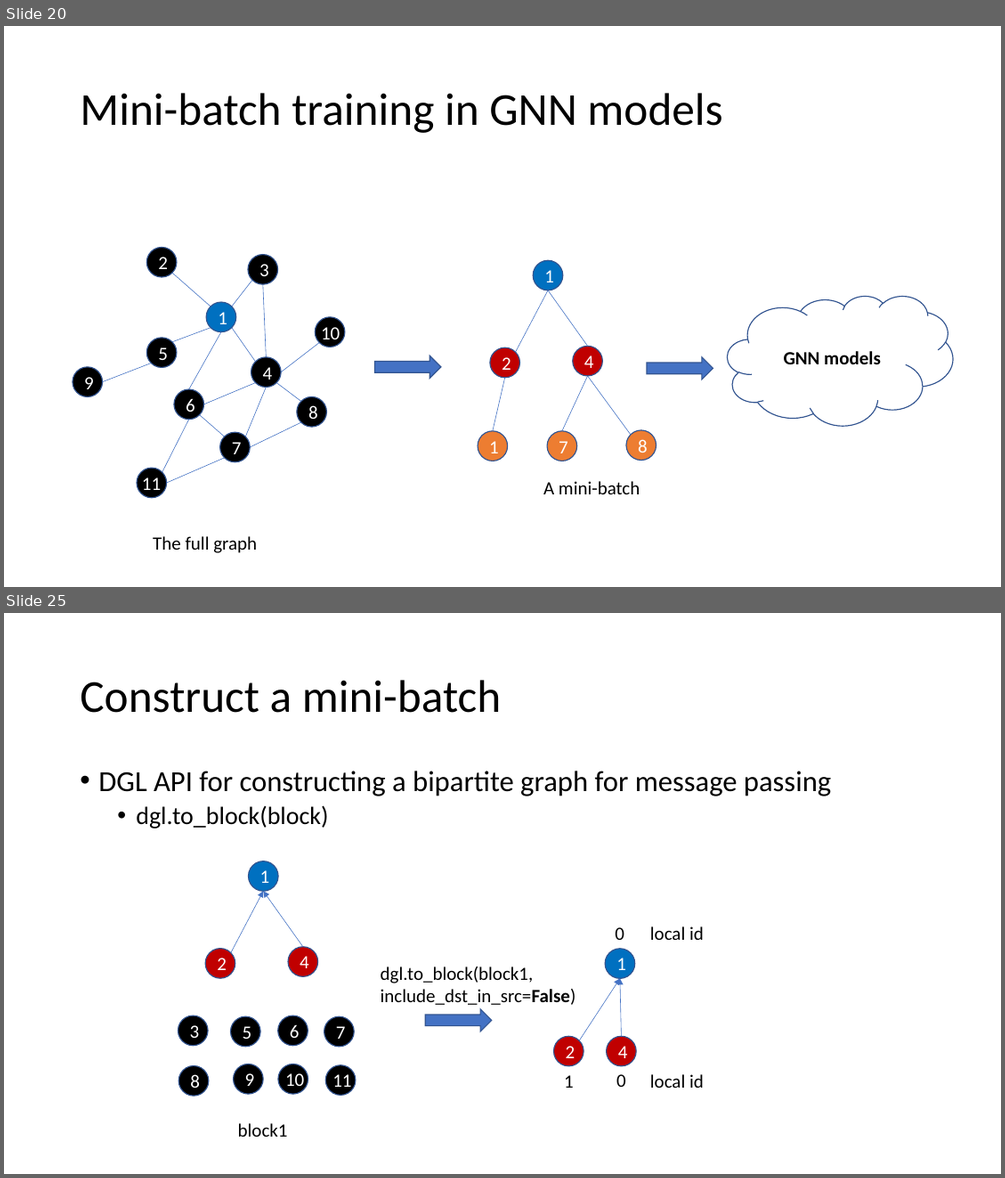
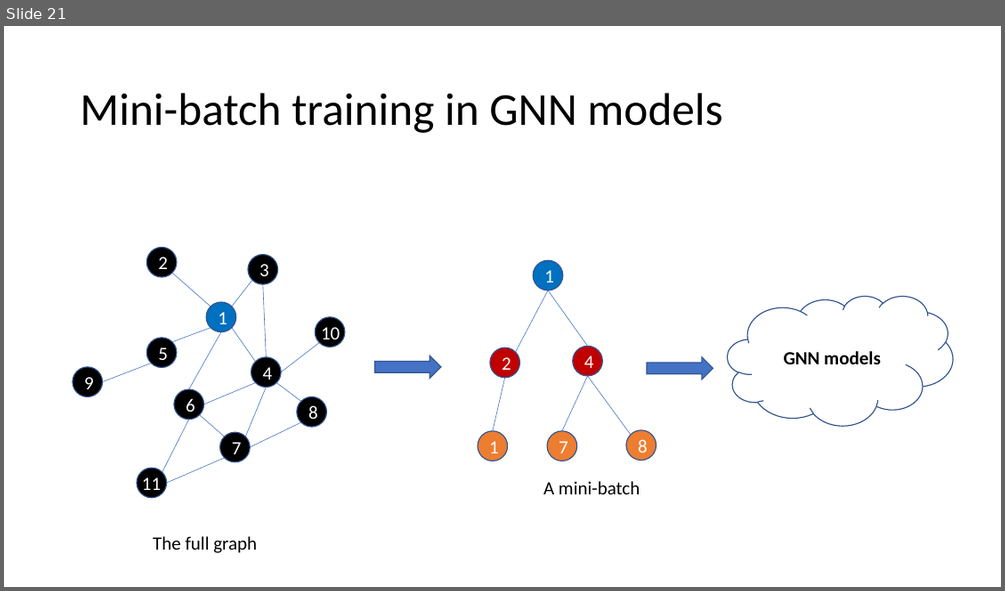
Before and after one commit to dglai/WWW20-Hands-on-Tutorial, a slide deck: large_graphs/sampling.pptx. Shown one above the other, each under a label of ours: slides 20 and 25 before the commit, slide 21 after it; the slides between them are not shown. The pictures are 1005x1178 and 1005x591 pixels, drawn with LibreOffice and Linux fonts; fonts in the diff are those of the drawing. Boxes give left, top, right and bottom in pixels: in the first picture for what was removed or moved away, otherwise in the second. Text is boxed around its words. In the diff, an @@ line names an element or a change of style, - is before the commit and + after.

```diff
--- a/large_graphs/sampling.pptx
+++ b/large_graphs/sampling.pptx
@@ slide 25 removed at [4,613,1001,1174], background #FFFFFF @@
@@ title removed at [80,680,501,713] @@
-Construct a mini-batch
@@ text removed at [98,771,831,828] @@
-• DGL API for constructing a bipartite graph for message passing
-  • dgl.to_block(block)
@@ text removed at [380,966,576,1005] @@
-dgl.to_block(block1,
-include_dst_in_src=False)
@@ right arrow removed at [425,1008,492,1031] @@
@@ group removed at [178,861,356,1095]: 11 ellipses, 2 arrows, 2 texts @@
-1
-2
-4
-3
-5
-6
-7
-8
-9
-10
-11
@@ group removed at [554,926,704,1087]: 5 texts, 3 ellipses, 2 arrows @@
-1
-2
-4
-0
-0
-1
-local id
-local id
@@ text removed at [238,1123,288,1136] @@
-block1
@@ what was slide 20 is now slide 21 @@
```
Also in this commit, not shown: 4 slides changed, 1 slide added, 9 other slides removed, 2 other files.
